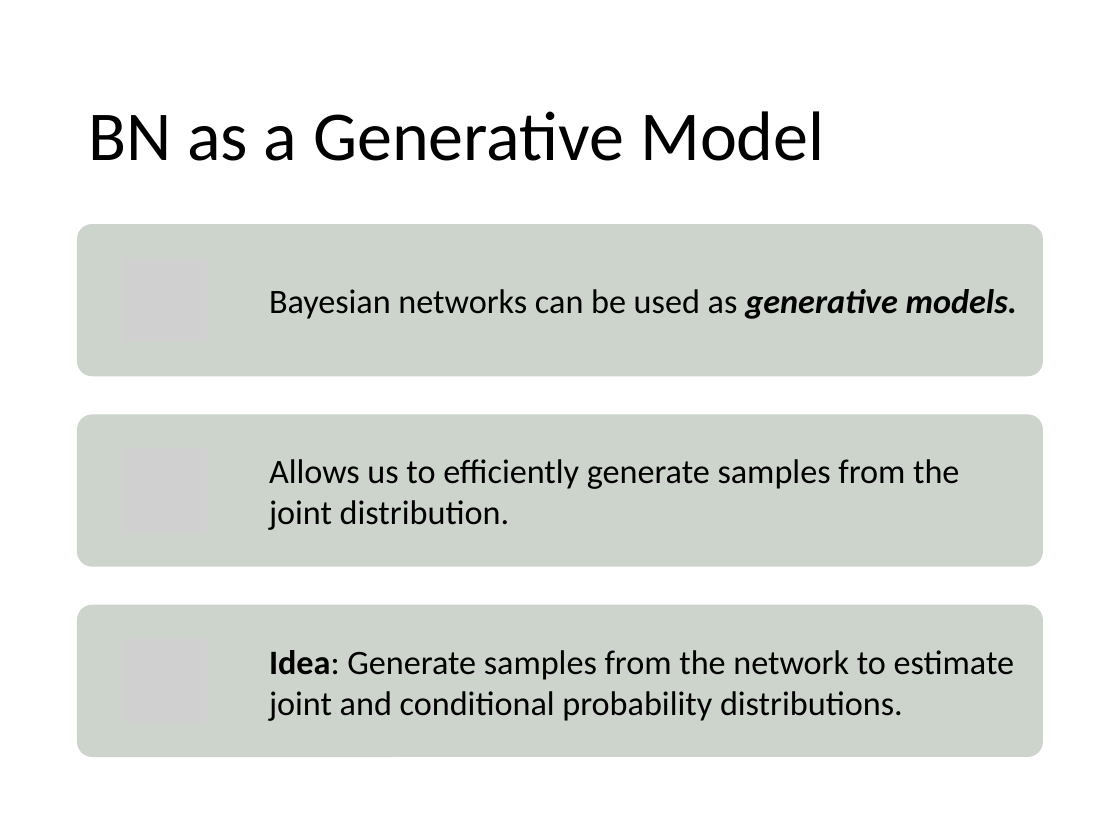
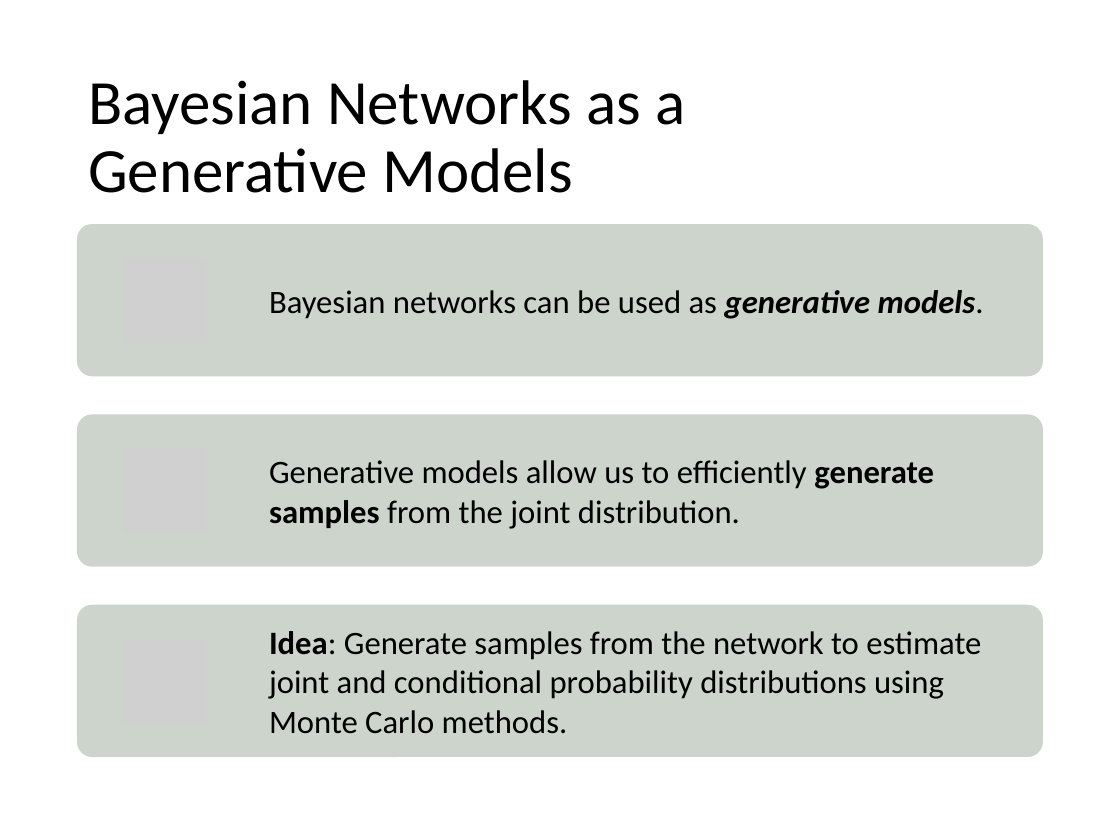
Before and after one commit to mhahsler/CS7320-AI, a slide deck: slide 28 of slides/13_bayes_nets.pptx. Drawn at 1120x840 pixels with LibreOffice and Linux fonts; fonts in the diff are those of the drawing; grey boxes stand for pictures. Boxes give left, top, right and bottom in pixels: in the first picture for what was removed or moved away, otherwise in the second. Text is boxed around its words. In the diff, an @@ line names an element or a change of style, - is before the commit and + after.

```diff
--- a/slides/13_bayes_nets.pptx
+++ b/slides/13_bayes_nets.pptx
@@ title at (88,80,686,193): text changed; size 45 to 40.5 pt @@
-BN as a Generative Model
+Bayesian Networks as a
+Generative Models
@@ text "Bayesian networks can be used ..." at (269,290,984,319): size 22 to 21 pt; bold off, italic off in "models." @@
@@ text at (269,460,934,529): text changed; size 22 to 21 pt @@
-Allows us to efficiently generate samples from the joint distribution.
+Generative models allow us to efficiently generate samples from the joint distribution.
@@ text at (269,631,981,734): text changed; size 22 to 21 pt @@
-Idea: Generate samples from the network to estimate joint and conditional probability distributions.
+Idea: Generate samples from the network to estimate joint and conditional probability distributions using Monte Carlo methods.
```
Also in this commit, not shown: 27 other slides changed, 3 other files.
